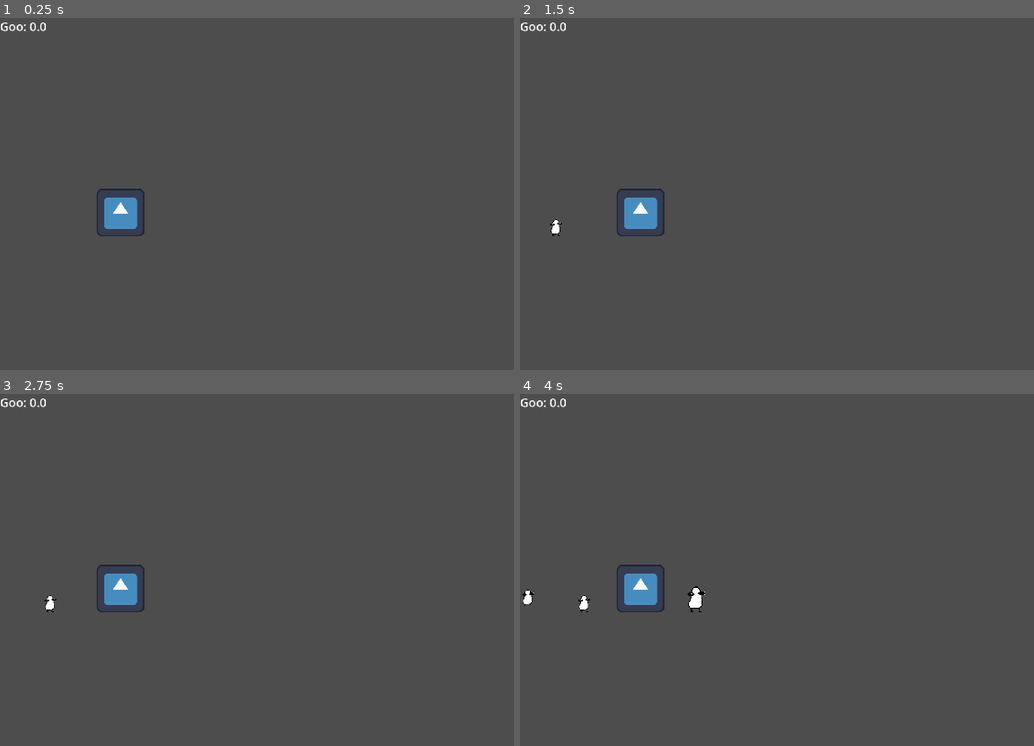
Above: before the commit, frames 1-4 (two rows, left to right).
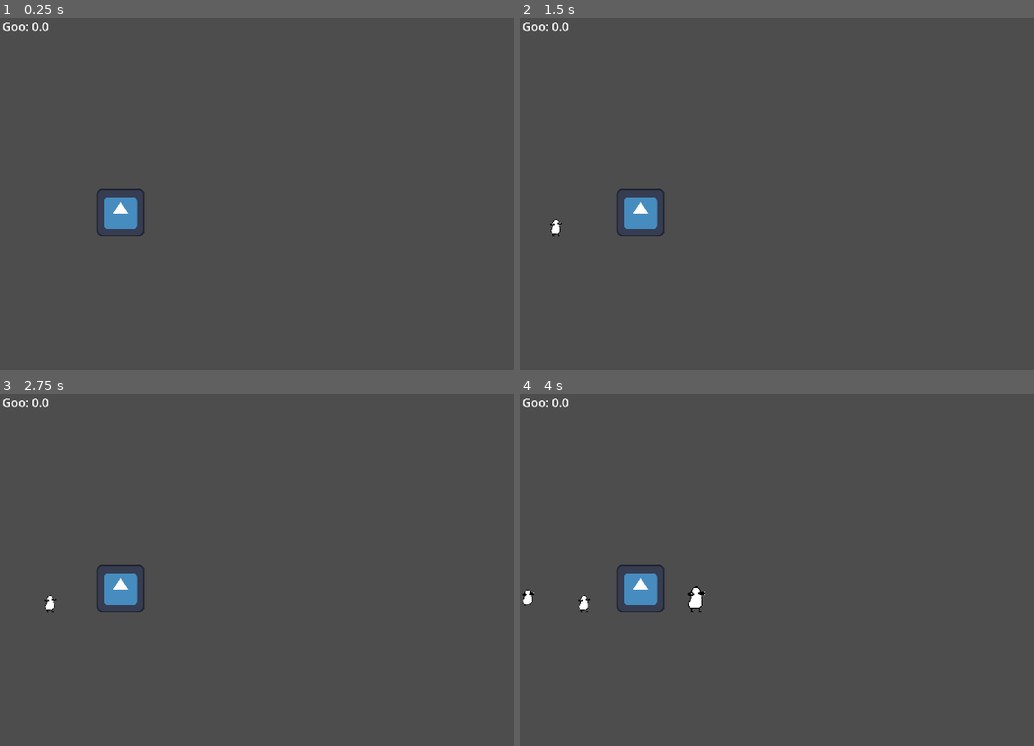
Above: after the commit, the same moments.

Repository: Octoan1/Tinkles-Incremental
Game: Godot game, scene res://main.tscn
The game is run twice, just before and just after one commit, with the same random seed, the same clock (stepped at 60 frames per second) and the same inputs. The engine's default icon, where the game draws it, is replaced by a stand-in: a white triangle on a blue panel in a dark square.
Inputs (mouse positions are in pixels of both pictures, inside the frame that each line leads up to):
- Up to frame 1 (0.25 s): no input
- Up to frame 2 (1.5 s): tap Enter at 0.5 s; move the mouse to (outside the picture) at 0.52 s; click (outside the picture) at 0.67 s; move the mouse to (735, 239) at 1.27 s; click (735, 239) at 1.42 s
- Up to frame 3 (2.75 s): move the mouse to (431, 506) at 2.02 s; click (431, 506) at 2.17 s
- Up to frame 4 (4 s): move the mouse to (843, 675) at 2.77 s; click (843, 675) at 2.92 s; move the mouse to (outside the picture) at 3.52 s; click (outside the picture) at 3.67 s

The runs differ from the first frame. In frame 1, 0.2% of the frame differs, in the area x 0-10%, y 1-4%; in frame 2, 0.2%; in frame 3, 0.2%; in frame 4, 0.2%.

Commit message:
Lemming Camera
- Can now select lemmings to focus the camera on them. Select the lemming again to defocus.
- Camera defocuses automatically when the focused lemming dies

Diff:
--- a/Game Logic/lemming_spawner.gd
+++ b/Game Logic/lemming_spawner.gd
@@ -5,4 +5,5 @@
 func _on_timer_timeout() -> void:
 	var lemming: Node2D = scene.instantiate()
 
+
 	self.add_child(lemming)
--- /dev/null
+++ b/Objects/Buildings/buffet.tscn
@@ -0,0 +1,23 @@
+[gd_scene format=3 uid="uid://dlayonr1hr4tv"]
+
+[ext_resource type="Script" uid="uid://cbn6eubu7egnd" path="res://buffet.gd" id="1_oxico"]
+[ext_resource type="Texture2D" uid="uid://ddux8qo1iqdpo" path="res://icon.svg" id="2_0jko2"]
+
+[sub_resource type="RectangleShape2D" id="RectangleShape2D_7mycd"]
+
+[node name="Buffet" type="Node2D" unique_id=241154822]
+script = ExtResource("1_oxico")
+
+[node name="Area2D" type="Area2D" parent="." unique_id=927927315]
+position = Vector2(-4, 6)
+scale = Vector2(0.725, 6.335)
+collision_layer = 4
+collision_mask = 2
+
+[node name="CollisionShape2D" type="CollisionShape2D" parent="Area2D" unique_id=1182417178]
+shape = SubResource("RectangleShape2D_7mycd")
+
+[node name="Sprite2D" type="Sprite2D" parent="." unique_id=1560569755]
+texture = ExtResource("2_0jko2")
+
+[connection signal="body_entered" from="Area2D" to="." method="_on_area_2d_body_entered"]
--- a/Objects/Lemming/lemming.gd
+++ b/Objects/Lemming/lemming.gd
@@ -10,12 +10,21 @@
 var traits: Array[Trait]
 
 @onready var invuln_timer: Timer = $invuln_timer
+@onready var lifespan_timer: Timer = $Lifespan
+@onready var lemming_cam: Camera2D = $LemmingCam
+
+@onready var click_timer: Timer = $click_timer
+var click_ready = true
+var some_cam_enabled = false
+
 
 var invuln_duration: float = 0.5
 var invulnerable: bool = false
 
 func _ready() -> void:
 	invuln_timer.wait_time = invuln_duration
+	lifespan_timer.wait_time = life_span
+	lifespan_timer.start()
 	self.velocity.x = SPEED
 
 func add_trait(t: Trait) -> void:
@@ -53,11 +62,13 @@
 		if health <= 0:
 			die()
 
-func die():
+func die() -> void:
+	lemming_cam.enabled = false
 	GameManager.modify_goo(death_value)
 	self.queue_free()
 
 func _physics_process(delta: float) -> void:
+
 
 	if not is_on_floor():
 		self.velocity += get_gravity() * 0.1
@@ -67,19 +78,40 @@
 
 	move_and_slide()
 
+func _input_event(_viewport: Viewport, event: InputEvent, _ignore: int) -> void:
+	if event is InputEventMouseButton and event.button_index == MOUSE_BUTTON_LEFT and click_ready:
+		if lemming_cam.enabled and click_ready:
+			click_ready = false
+			click_timer.start()
+			disable_camera()
+		elif event.pressed and click_ready:
+			click_ready = false
+			click_timer.start()
+			inspect()
+
+func inspect() -> void:
+	get_tree().call_group("Lemming", "disable_camera")
+	lemming_cam.enabled = true
+
+func disable_camera() -> void:
+	lemming_cam.enabled = false
 
 func _on_ray_cast_2d_stopped_looking() -> void:
 	# jump lemming
 	self.velocity.y -= randf_range(1000, 1400)
 	self.velocity.x += randf_range(100, 400)
 
-
 func _on_invuln_timer_timeout() -> void:
 	invulnerable = false
 
+func _on_lifespan_timeout() -> void:
+	die()
+
+func _on_click_timer_timeout() -> void:
+	click_ready = true
+
 
 ### TRAITS HERE ###
-
 func _fed() -> void:
 	global_scale *= 1.5
 	health *= 2
--- a/Objects/Lemming/lemming.tscn
+++ b/Objects/Lemming/lemming.tscn
@@ -7,10 +7,15 @@
 [sub_resource type="RectangleShape2D" id="RectangleShape2D_bs02x"]
 size = Vector2(35, 48)
 
-[node name="Lemming" type="CharacterBody2D" unique_id=1909906124]
+[node name="Lemming" type="CharacterBody2D" unique_id=1909906124 groups=["Lemming"]]
 collision_layer = 2
 collision_mask = 5
+input_pickable = true
 script = ExtResource("1_bs02x")
+
+[node name="LemmingCam" type="Camera2D" parent="." unique_id=1992628313]
+enabled = false
+zoom = Vector2(4, 4)
 
 [node name="Sprite2D" type="Sprite2D" parent="." unique_id=1743721620]
 texture = ExtResource("2_4ypp3")
@@ -27,5 +32,13 @@
 
 [node name="invuln_timer" type="Timer" parent="." unique_id=278870868]
 
+[node name="Lifespan" type="Timer" parent="." unique_id=1267265694]
+
+[node name="click_timer" type="Timer" parent="." unique_id=808760983]
+wait_time = 0.1
+
+[connection signal="input_event" from="." to="." method="_input_event"]
 [connection signal="stopped_looking" from="RayCast2D" to="." method="_on_ray_cast_2d_stopped_looking"]
 [connection signal="timeout" from="invuln_timer" to="." method="_on_invuln_timer_timeout"]
+[connection signal="timeout" from="Lifespan" to="." method="_on_lifespan_timeout"]
+[connection signal="timeout" from="click_timer" to="." method="_on_click_timer_timeout"]
--- a/main.tscn
+++ b/main.tscn
@@ -4,8 +4,7 @@
 [ext_resource type="PackedScene" uid="uid://c0arlauc1koa8" path="res://Objects/Lemming/lemming.tscn" id="2_0xm2m"]
 [ext_resource type="PackedScene" uid="uid://ci8eqs22jrag3" path="res://Game Logic/damage_area.tscn" id="3_h2yge"]
 [ext_resource type="Script" uid="uid://ttsgpucekkd3" path="res://UI/ui.gd" id="4_1bvp3"]
-[ext_resource type="Script" uid="uid://cbn6eubu7egnd" path="res://buffet.gd" id="5_7mycd"]
-[ext_resource type="Texture2D" uid="uid://ddux8qo1iqdpo" path="res://icon.svg" id="5_lquwl"]
+[ext_resource type="PackedScene" uid="uid://dlayonr1hr4tv" path="res://Objects/Buildings/buffet.tscn" id="4_lquwl"]
 
 [sub_resource type="RectangleShape2D" id="RectangleShape2D_1bvp3"]
 size = Vector2(1118.25, 634.5)
@@ -15,8 +14,6 @@
 
 [sub_resource type="RectangleShape2D" id="RectangleShape2D_lquwl"]
 size = Vector2(31.097046, 22)
-
-[sub_resource type="RectangleShape2D" id="RectangleShape2D_7mycd"]
 
 [node name="Main" type="Node" unique_id=1833770416]
 
@@ -47,30 +44,17 @@
 position = Vector2(-5.548527, 1)
 shape = SubResource("RectangleShape2D_lquwl")
 
+[node name="Buffet" parent="." unique_id=241154822 instance=ExtResource("4_lquwl")]
+position = Vector2(322, 520)
+
 [node name="UI" type="CanvasLayer" parent="." unique_id=1452592837]
 script = ExtResource("4_1bvp3")
 
 [node name="GooLabel" type="Label" parent="UI" unique_id=2044958843]
-offset_right = 40.0
-offset_bottom = 23.0
+offset_left = 6.0
+offset_right = 46.0
+offset_bottom = 45.0
 theme_override_font_sizes/font_size = 32
 metadata/_edit_use_anchors_ = true
 
-[node name="Buffet" type="Node2D" parent="." unique_id=1482356897]
-position = Vector2(322, 520)
-script = ExtResource("5_7mycd")
-
-[node name="Area2D" type="Area2D" parent="Buffet" unique_id=681894410]
-position = Vector2(-4, 6)
-scale = Vector2(0.725, 6.335)
-collision_layer = 4
-collision_mask = 2
-
-[node name="CollisionShape2D" type="CollisionShape2D" parent="Buffet/Area2D" unique_id=326607180]
-shape = SubResource("RectangleShape2D_7mycd")
-
-[node name="Sprite2D" type="Sprite2D" parent="Buffet" unique_id=357427904]
-texture = ExtResource("5_lquwl")
-
 [connection signal="timeout" from="LemmingSpawner/Timer" to="LemmingSpawner" method="_on_timer_timeout"]
-[connection signal="body_entered" from="Buffet/Area2D" to="Buffet" method="_on_area_2d_body_entered"]
